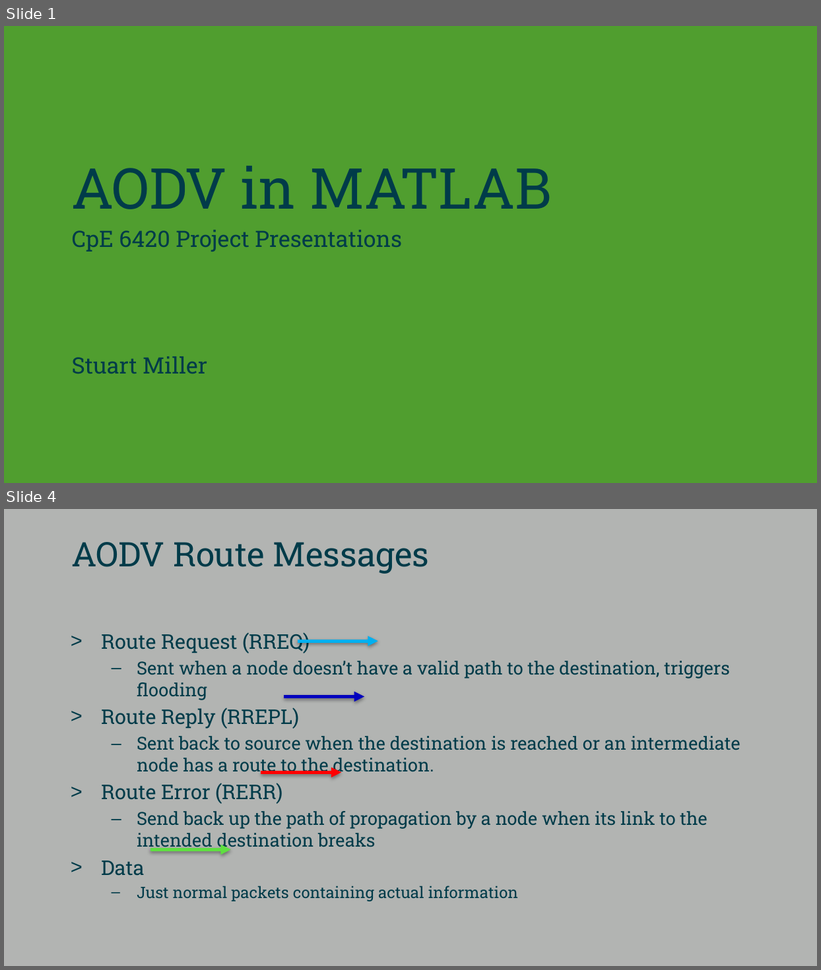
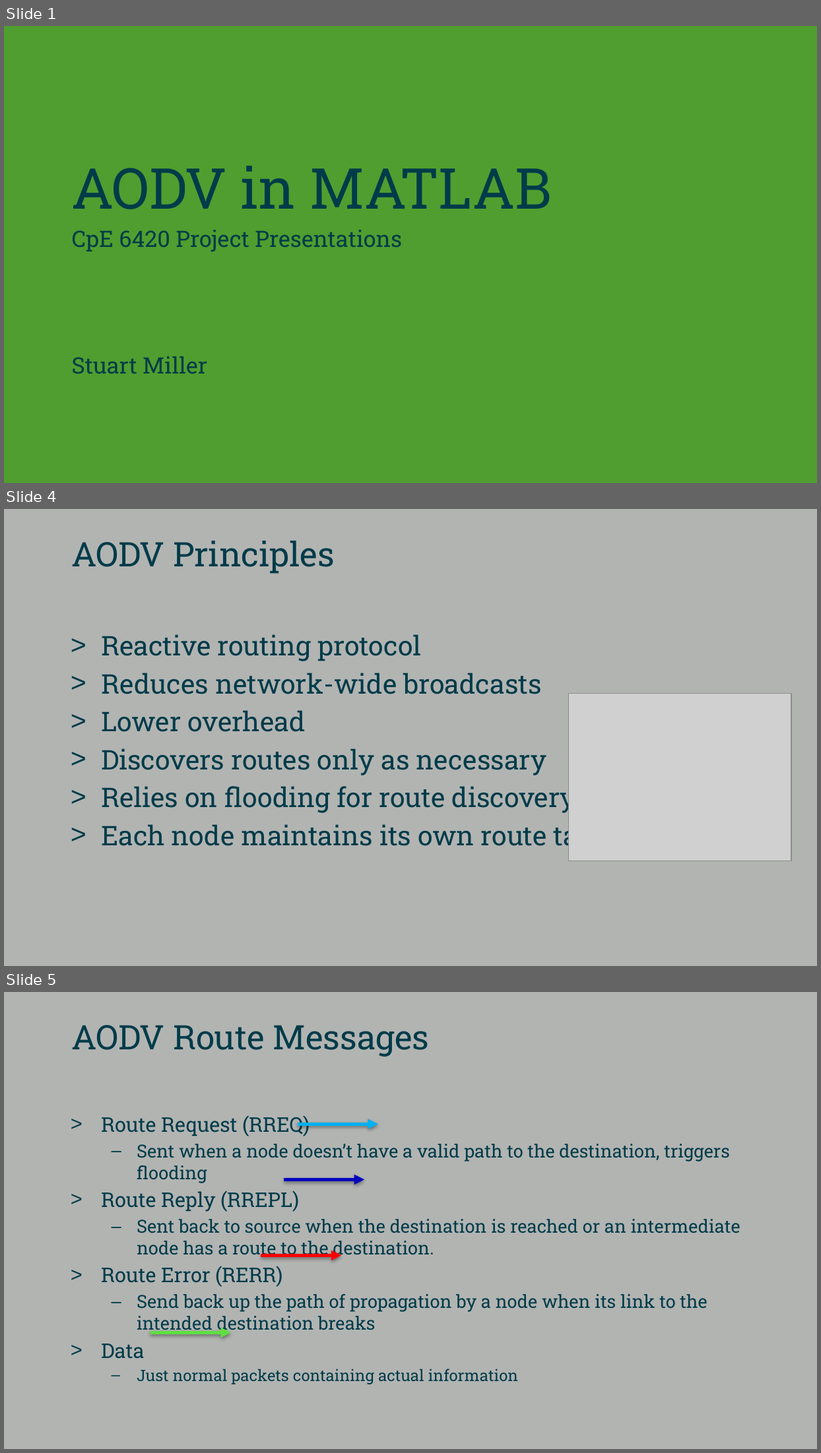
Before and after one commit to stewythe1st/AODV-Matlab, a slide deck: doc/presentation.pptx. Shown one above the other, each under a label of ours: slides 1 and 4 before the commit, slides 1, 4 and 5 after it; the slides between them are not shown. The pictures are 821x970 and 821x1453 pixels, drawn with LibreOffice and Linux fonts; fonts in the diff are those of the drawing; grey boxes stand for pictures; background and template pictures are left out. Boxes give left, top, right and bottom in pixels: in the first picture for what was removed or moved away, otherwise in the second. Text is boxed around its words. In the diff, an @@ line names an element or a change of style, - is before the commit and + after.

Commit message:
Finalized presentation, added more figures, and added some new graphing utilities in the code. Also minor bugfixes. Again.

```diff
--- a/doc/presentation.pptx
+++ b/doc/presentation.pptx
@@ slide 4 added at <box>4,509,817,966</box>, background #B2B4B2 @@
@@ text added at <box>72,541,335,574</box>, 30 pt, text #003B49 @@
+AODV Principles
@@ text added at <box>101,634,616,852</box>, 24 pt, text #003B49 @@
+> Reactive routing protocol
+> Reduces network-wide broadcasts
+> Lower overhead
+> Discovers routes only as necessary
+> Relies on flooding for route discovery
+> Each node maintains its own route table
@@ picture added at <box>569,694,792,861</box> @@
@@ what was slide 4 is now slide 5 @@
```
Also in this commit, not shown: 2 slides changed, 19 other slides added, 19 other files.
